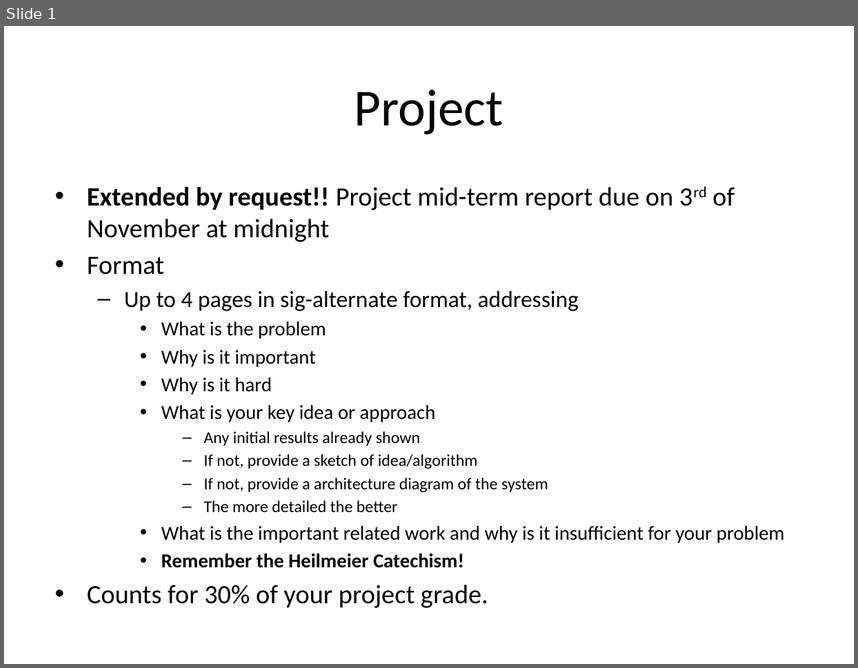
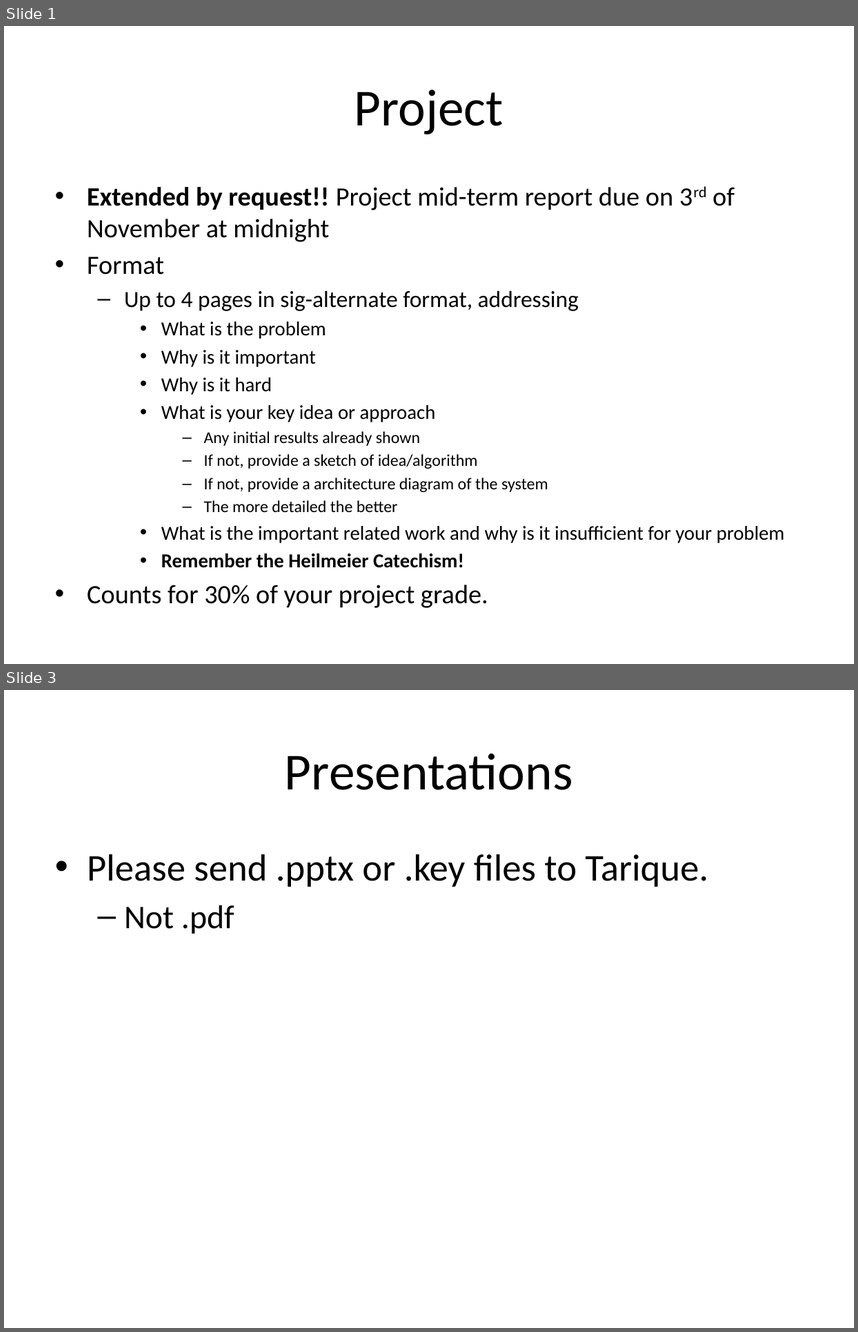
Before and after one commit to aadorian/cs598.github.io, a slide deck: slides/discussion-midterm.pptx. Shown one above the other, each under a label of ours: slide 1 before the commit, slides 1 and 3 after it; the slides between them are not shown. The pictures are 858x668 and 858x1332 pixels, drawn with LibreOffice and Linux fonts; fonts in the diff are those of the drawing. Boxes give left, top, right and bottom in pixels: in the first picture for what was removed or moved away, otherwise in the second. Text is boxed around its words. In the diff, an @@ line names an element or a change of style, - is before the commit and + after.

```diff
--- a/slides/discussion-midterm.pptx
+++ b/slides/discussion-midterm.pptx
@@ slide 3 added at [4, 690, 854, 1328], background #FFFFFF @@
@@ title added at [285, 753, 573, 790], 44 pt, text #000000 @@
+Presentations
@@ text added at [87, 854, 708, 934], 32 pt, text #000000 @@
+• Please send .pptx or .key files to Tarique.
+  – Not .pdf
```
Also in this commit, not shown: 1 slide changed.
